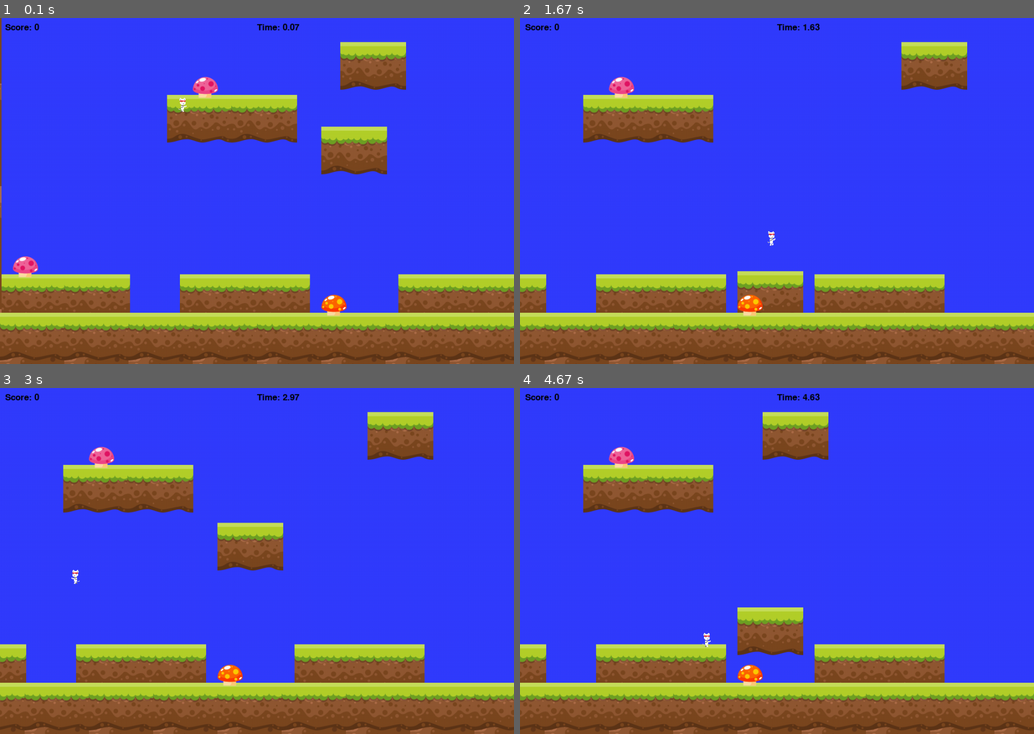
Above: before the commit, frames 1-4 (two rows, left to right).
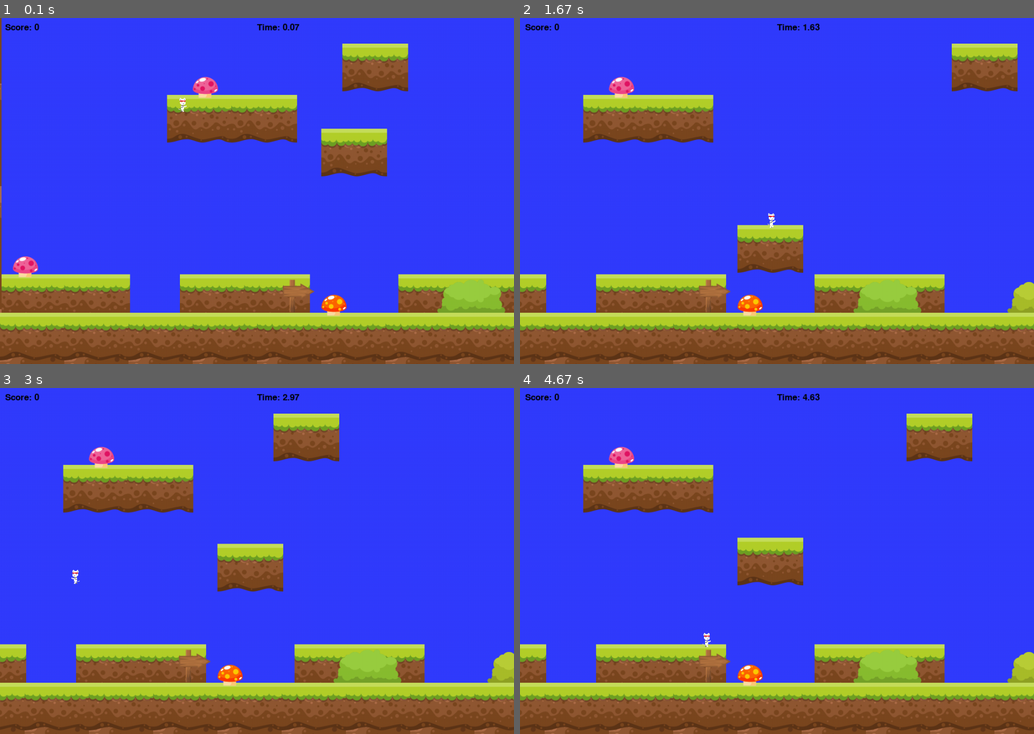
Above: after the commit, the same moments.

Repository: hone1er/Python_platformer
Game: pygame game, started from Pygame/platformer/platformer.py
Same seed, same stepped clock (60 frames per second), same inputs: the game is played once before the commit and once after it.
Inputs:
- Up to frame 1 (0.1 s): no input
- Up to frame 2 (1.67 s): hold Right 0.33-0.8 s; hold Up 0.83-1.13 s; hold Right 1.17-1.63 s
- Up to frame 3 (3 s): hold Left 1.67-2.2 s; hold Left 2.23-2.63 s; hold Up from 2.67 s (still down)
- Up to frame 4 (4.67 s): release Up at 3.03 s; hold Right 3.07-3.7 s; hold Left 3.73-4.2 s; hold Right from 4.23 s (still down)

The runs differ from the first frame. In frame 1, 2.2% of the frame differs, in the area x 55-99%, y 6-86%; in frame 2, 7.4%; in frame 3, 7.3%; in frame 4, 8.4%, in the area x 34-100%, y 6-86%.

Commit message:
added dynamic scenery to level 1

Diff:
--- a/Pygame/platformer/levels.py
+++ b/Pygame/platformer/levels.py
@@ -1,6 +1,8 @@
 from characters import Enemy, MovingPlatform
 import constants
+import random
 import pygame
+import os
 
 
 # Set the height and width of the screen
@@ -71,9 +73,9 @@
 
         # Draw all the sprite lists that we have
         self.platform_list.draw(screen)
+        self.platform_scene.draw(screen)
         self.wall_list.draw(screen)
         self.enemy_list.draw(screen)
-        self.platform_scene.draw(screen)
         self.collectable_list.draw(screen)
 
 
@@ -142,7 +144,14 @@
             obj.image = image                               # object image
             obj.rect = obj.image.get_rect()
             obj.rect.x, obj.rect.y  = tile[2], tile[3]      # objectType.x, objType.y
-            objectList.add(obj)                             # add object to objectList
+            objectList.add(obj)                           # add object to objectList
+
+    def add_scenery(tiles, image, objectList, objType):
+        obj = objType(tiles[0], tiles[1])                 # objectType(width, height)
+        obj.image = image                               # object image
+        obj.rect = obj.image.get_rect()
+        obj.rect.x, obj.rect.y  = tiles[2], tiles[3]      # objectType.x, objType.y
+        objectList.add(obj)
 
     def add_enemy(cronies, objectList):
         # Go through the array above and add platforms
@@ -182,15 +191,19 @@
 
 
             [125, 70, 775, 500],
-            [125, 70, 900, 500]
+            [125, 70, 900, 500],
+
+            [125, 70, 1350, 175],
+            [125, 70, 1475, 175],
         ]
 
         # Moving Platforms
 #####################################################################################
 ###  [ width, height, X, X end, X velocity, Y, Y end, Y velocity]
         movingplatform = [
-            [125, 70, 625, 625, 0, 500, 200, 3],
-            [125, 70, 650, 1050, 3, 50, 50, 3]
+            [125, 70, 625, 625, 0, 500, 200, 4],
+            [125, 70, 650, 1050, 4, 50, 50, 0],
+            [125, 70, 1700, 1700, 0, 175, -400, 4],
 
             ]
 
@@ -211,7 +224,6 @@
                     [125, 70, -125, 0],
                     [125, 70, -125, -200],
                     ]
-
         ground_tiles = [[125,30,x*125,575] for x in range(abs(self.level_limit//45))]
         floor_tile = [[125, 70, x*125, 625] for x in range(len(ground_tiles))]
 
@@ -223,6 +235,33 @@
         mushroom_2 = [[0, 0, 625, 540]
                       ]
 
+        object_tiles = [[125,30,x*300+550,525] for x in range(abs(self.level_limit//45))]
+        scenery = os.listdir(f'{os.path.dirname(__file__)}/png/Object')
+        # Add backround objects such as trees, bushes, and rocks.
+        for tile in object_tiles:
+            image = f'{os.path.dirname(__file__)}/png/Object/{random.choice(scenery)}'
+            if "Mushroom" not in image:
+                if "Tree_1" in image:
+                    tile[3] += 7
+                elif "Tree_2" in image:
+                    tile[3] -= 250
+                elif "Tree_3" in image:
+                    tile[3] -= 225
+                elif "Crate" in image:
+                    tile[3] -= 27
+                elif "BigBush" in image:
+                    tile[3] -= 15
+                elif "SmallBush" in image:
+                    tile[3] += 10
+                elif "Sign" in image:
+                    tile[3] -= 15
+                elif "Stone" in image:
+                    tile[3] -= 4
+                image = pygame.image.load(image)
+                Level.add_scenery(tile, image, self.platform_scene, Platform)
+
+        for scene in scenery:
+            print(scene)
         #### wall at start of levels and ground tiles
         wall_dict = {
                 pygame.image.load('png/Tiles/10.png'): end_tile_1,
@@ -230,6 +269,7 @@
                 pygame.image.load('png/Tiles/8.png'): floor_tile,
                 pygame.image.load('png/Tiles/14.png'): ground_tiles,
                 }
+
 
         platforms_dict = {
                 pygame.image.load('png/Tiles/14.png'): center_tiles
Renamed: Pygame/platformer/png/Object/Bush (1).png -> Pygame/platformer/png/Object/BigBush (1).png
Renamed: Pygame/platformer/png/Object/Bush (2).png -> Pygame/platformer/png/Object/BigBush (2).png
Renamed: Pygame/platformer/png/Object/Bush (3).png -> Pygame/platformer/png/Object/SmallBush (3).png
Renamed: Pygame/platformer/png/Object/Bush (4).png -> Pygame/platformer/png/Object/SmallBush (4).png
